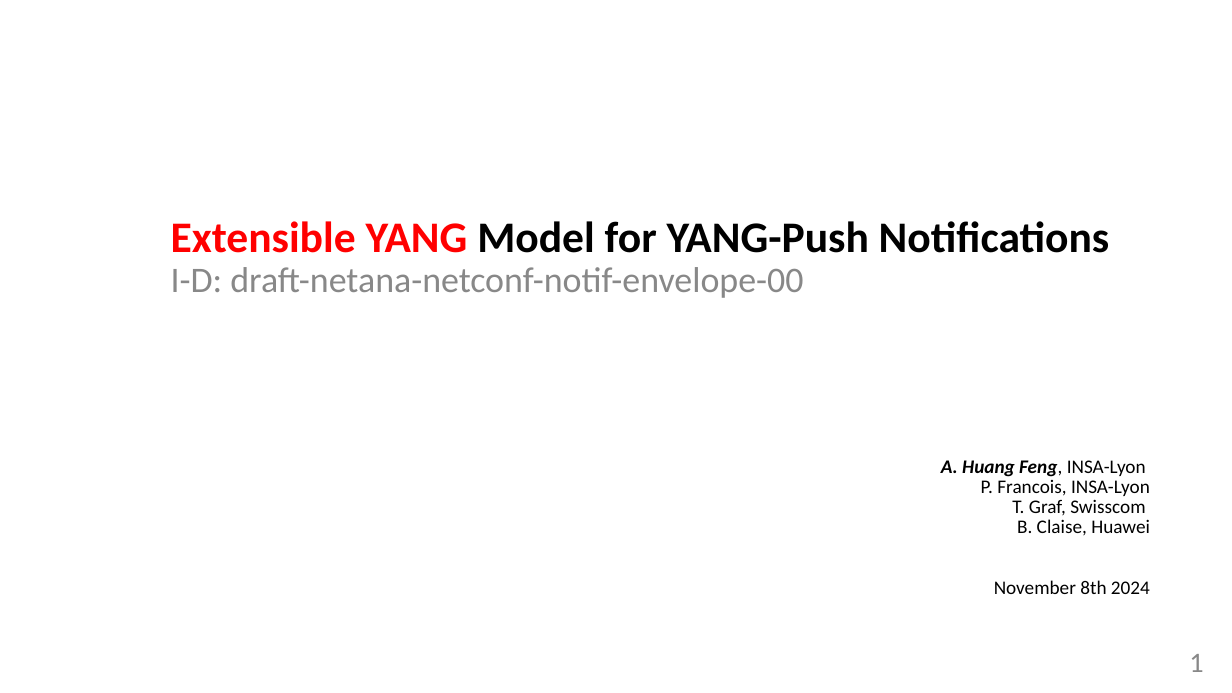
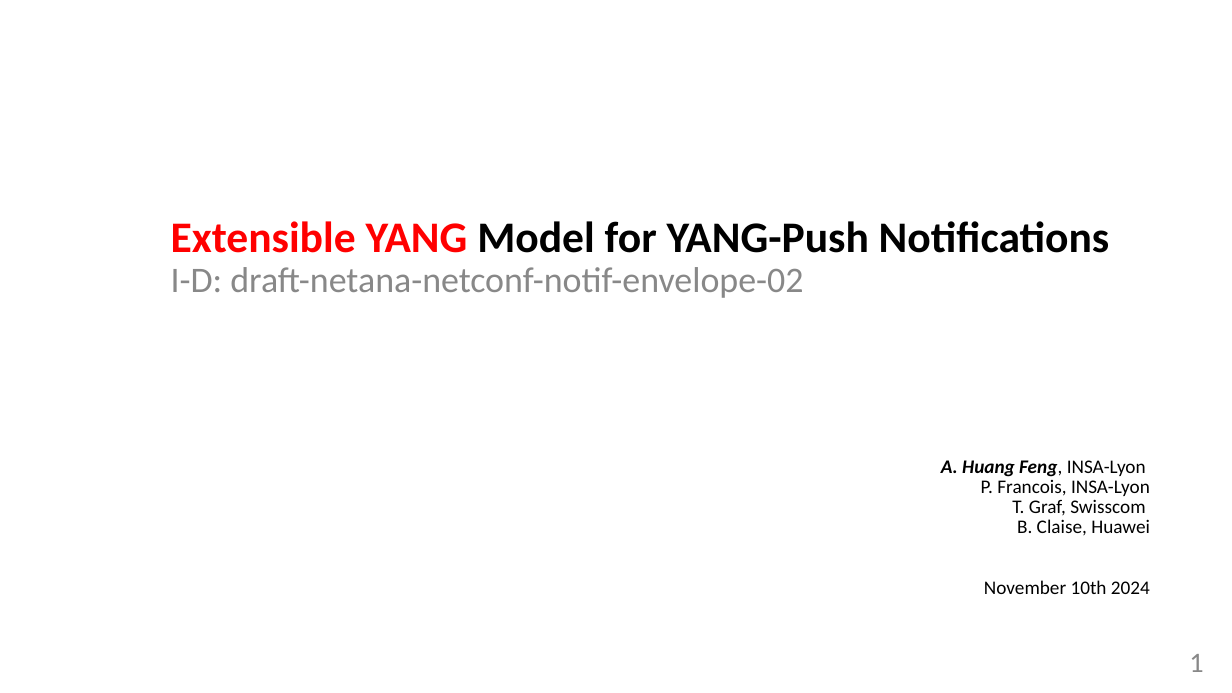
Before and after one commit to network-analytics/ietf-network-analytics-document-status, a slide deck: slide 1 of 122/NETCONF/netconf-nmop-interim-draft-netana-netconf-notif-envelope-02.pptx. Drawn at 1232x693 pixels with LibreOffice and Linux fonts; fonts in the diff are those of the drawing. Boxes give left, top, right and bottom in pixels: in the first picture for what was removed or moved away, otherwise in the second. Text is boxed around its words. In the diff, an @@ line names an element or a change of style, - is before the commit and + after.

Commit message:
notif-envelope

```diff
--- a/122/NETCONF/netconf-nmop-interim-draft-netana-netconf-notif-envelope-02.pptx
+++ b/122/NETCONF/netconf-nmop-interim-draft-netana-netconf-notif-envelope-02.pptx
@@ text at (171, 221, 1109, 298): text changed @@
-Extensible YANG Model for YANG-Push Notifications
-I-D: draft-netana-netconf-notif-envelope-00
+Extensible YANG Model for YANG-Push Notifications
+I-D: draft-netana-netconf-notif-envelope-02
@@ text at (984, 580, 1150, 594): text changed @@
-November 8th 2024
+November 10th 2024
```
Also in this commit, not shown: 10 other slides changed, 9 slides added, 1 other file.
